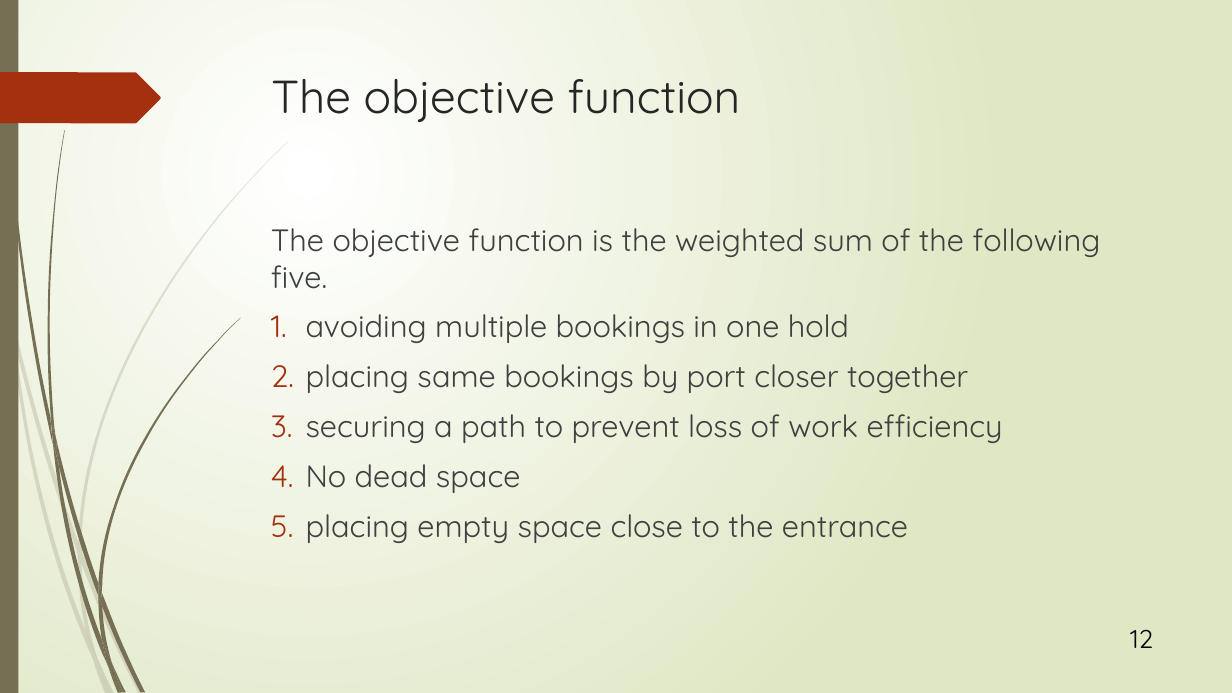
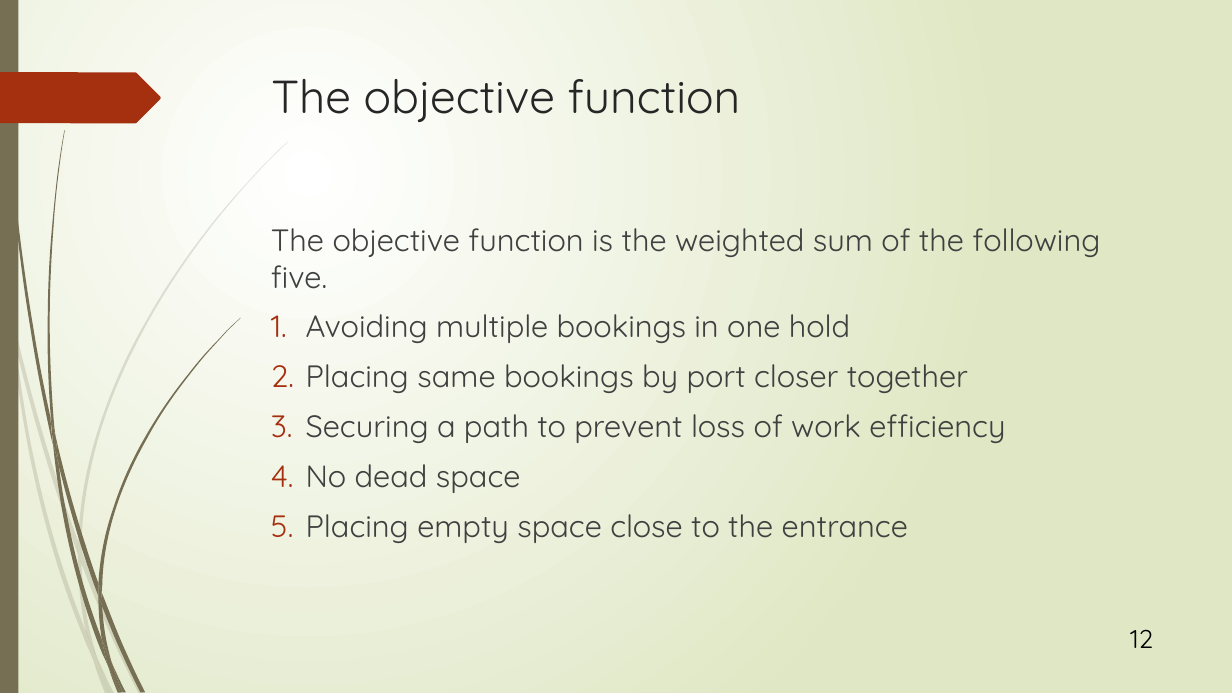
Before and after one commit to r-kurosu/kline_new, a slide deck: slide 12 of 竹田.pptx. Drawn at 1232x693 pixels with LibreOffice and Linux fonts; fonts in the diff are those of the drawing. Boxes give left, top, right and bottom in pixels: in the first picture for what was removed or moved away, otherwise in the second. Text is boxed around its words. In the diff, an @@ line names an element or a change of style, - is before the commit and + after.

```diff
--- a/竹田.pptx
+++ b/竹田.pptx
@@ text at [306,314,1005,443]: text changed @@
-1. avoiding multiple bookings in one hold
-2. placing same bookings by port closer together
-3. securing a path to prevent loss of work efficiency
+1. Avoiding multiple bookings in one hold
+2. Placing same bookings by port closer together
+3. Securing a path to prevent loss of work efficiency
@@ text at [306,514,908,543]: text changed @@
-5. placing empty space close to the entrance
+5. Placing empty space close to the entrance
```
Also in this commit, not shown: 26 other slides changed.
